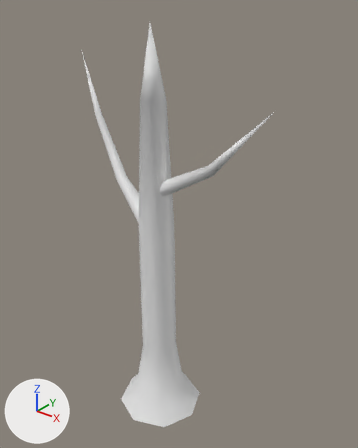
Renders of the OBJ model Paleon Game/resource/models/birch/trunk.obj from each side of a commit.
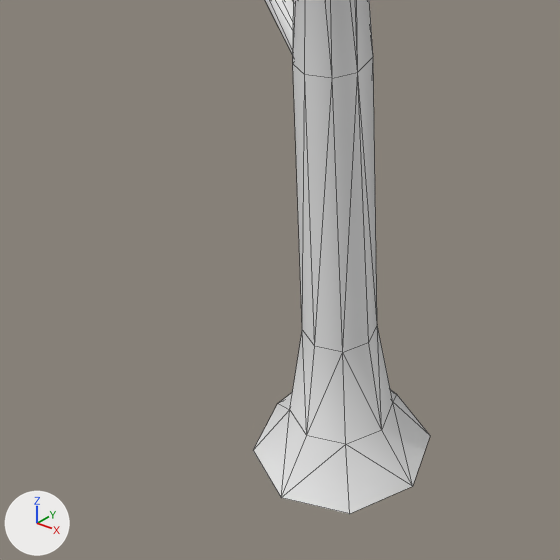
Each version appears first whole from a 50 mm lens placed at (5.32, -6.02, 7.99), pointed at (0.2, 0.38, 4.03), and next in a close-up on the part from 2% to 72% of the width and 44% to 100% of the height. Every picture has the same lights, and +X, +Y and +Z are marked at lower left. The close-ups show mesh edges as thin lines. Where no turn or scale is listed for an object, it has been applied to the vertices.

Script lines for the objects in view, before the commit:
```python
me_plane = bpy.data.meshes.new('Plane')
me_plane.from_pydata(...)  # 83 vertices, 148 faces; spans x -2.31..2.19, y -0.85..0.85, z 0.0..7.49
ob_plane = bpy.data.objects.new('Plane', me_plane)
ob_plane.location = (0.0, 0.0, 0.0)
```
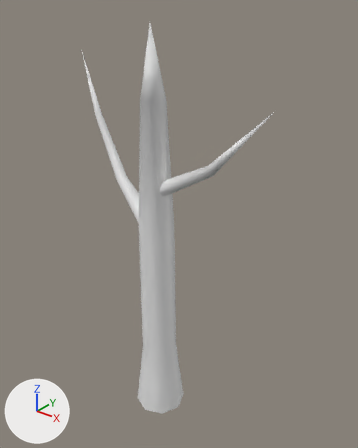
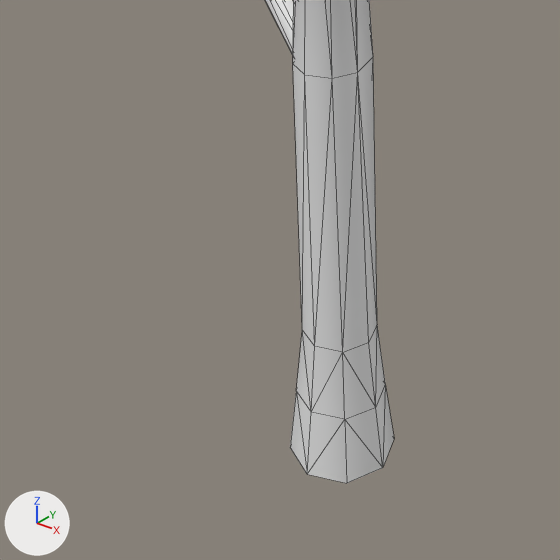
The edits, one by one:
me_plane has 83 vertices, 148 faces and spans x -2.31..2.19, y -0.85..0.85, z 0.0..7.49.
me_plane is used by ob_plane; location (0.0, 0.0, 0.0).
Part 1, on me_plane:
Vertex 0 of me_plane moves from (-0.6, -0.6, 0.0) at pixel (253, 450) to (-0.36, -0.35, 0.0) at pixel (290, 447).
Vertex 1 of me_plane moves from (0.6, -0.6, 0.0) at pixel (349, 513) to (0.35, -0.35, 0.0) at pixel (346, 483).
Vertex 2 of me_plane moves from (-0.6, 0.6, 0.0) to (-0.36, 0.35, 0.0).
Vertex 3 of me_plane moves from (0.6, 0.6, 0.0) at pixel (430, 435) to (0.35, 0.35, 0.0) at pixel (394, 438).
Vertex 4 of me_plane moves from (-0.85, 0.0, 0.0) at pixel (277, 403) to (-0.5, 0.0, 0.0).
Vertex 5 of me_plane moves from (0.0, -0.85, 0.0) at pixel (281, 497) to (0.0, -0.5, 0.0) at pixel (307, 474).
Vertex 6 of me_plane moves from (0.84, 0.0, 0.0) at pixel (412, 486) to (0.49, 0.0, 0.0) at pixel (382, 467).
Vertex 7 of me_plane moves from (0.0, 0.85, 0.0) at pixel (396, 394) to (0.0, 0.5, 0.0).
Vertex 8 of me_plane moves from (-0.35, -0.34, 0.46) at pixel (289, 409) to (-0.3, -0.29, 0.69) at pixel (296, 390).
Vertex 9 of me_plane moves from (0.34, -0.34, 0.46) at pixel (345, 444) to (0.29, -0.29, 0.69) at pixel (344, 419).
Vertex 10 of me_plane moves from (-0.35, 0.34, 0.46) to (-0.3, 0.29, 0.69).
Vertex 11 of me_plane moves from (0.34, 0.34, 0.46) at pixel (392, 401) to (0.29, 0.29, 0.69) at pixel (385, 383).
Vertex 12 of me_plane moves from (-0.49, 0.0, 0.46) to (-0.42, 0.0, 0.69).
Vertex 13 of me_plane moves from (0.0, -0.48, 0.46) at pixel (306, 435) to (0.0, -0.41, 0.69) at pixel (311, 412).
Vertex 14 of me_plane moves from (0.48, 0.0, 0.46) at pixel (381, 429) to (0.41, 0.0, 0.69) at pixel (375, 407).
Vertex 15 of me_plane moves from (0.0, 0.48, 0.46) to (0.0, 0.41, 0.69).

Changed parts and their boxes [x1, y1, x2, y2] in the close-ups (560 x 560 px; the box of a moved part takes in the faces that stretch with it):
'Plane', reshaped
    before: [253, 0, 430, 514]
    after: [265, 0, 394, 483]
part 1 of me_plane, moved or reshaped
    before: [253, 326, 430, 514]
    after: [290, 326, 394, 483]
